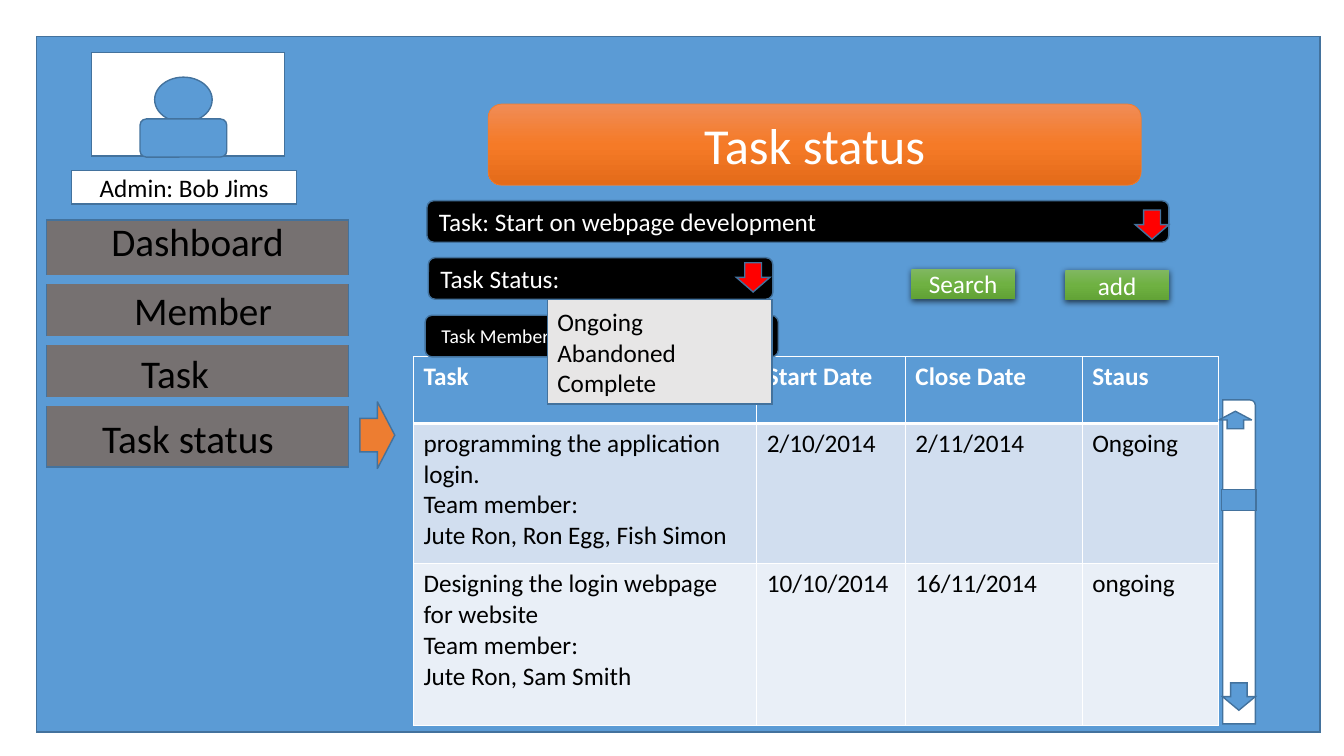
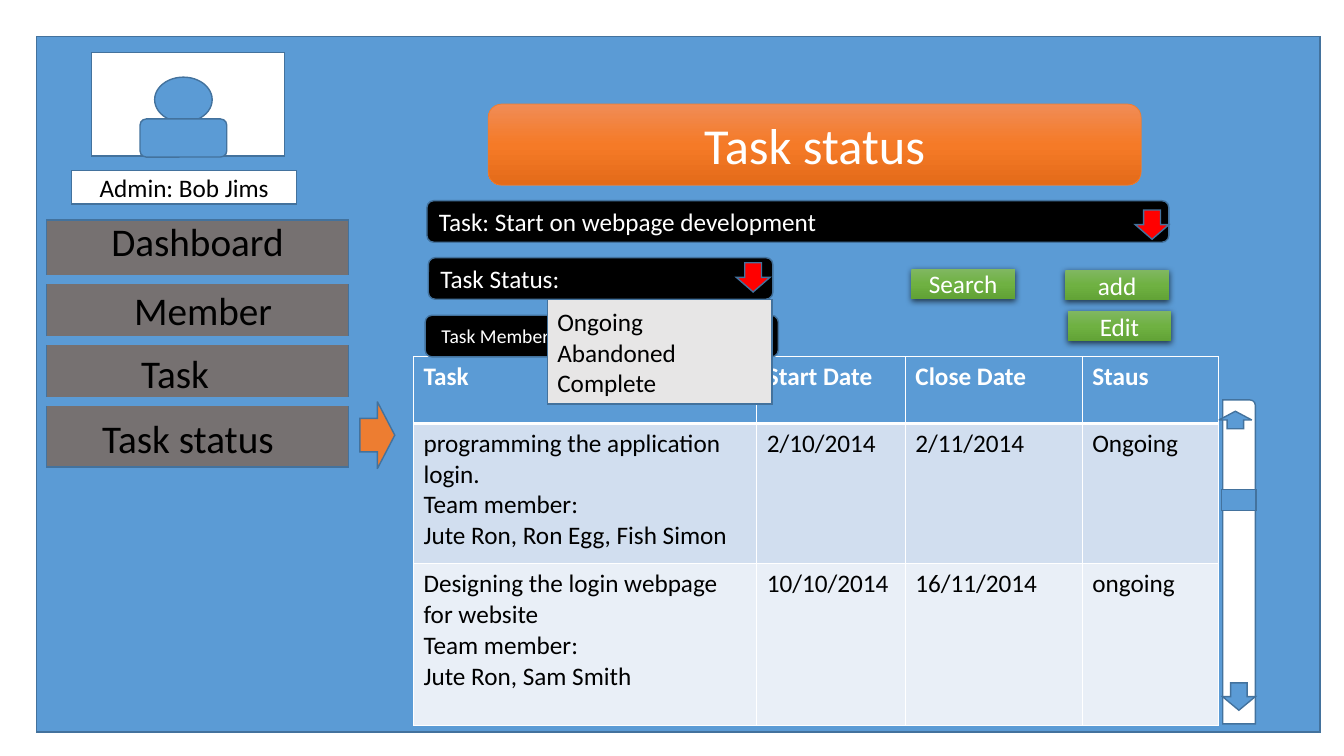
Before and after one commit to beatboxdave/Group-Project---Tasker-Group-10-, a slide deck: slide 14 of TASKERMAN2.pptx. Drawn at 1344x756 pixels with LibreOffice and Linux fonts; fonts in the diff are those of the drawing. Boxes give left, top, right and bottom in pixels: in the first picture for what was removed or moved away, otherwise in the second. Text is boxed around its words. In the diff, an @@ line names an element or a change of style, - is before the commit and + after.

```diff
--- a/TASKERMAN2.pptx
+++ b/TASKERMAN2.pptx
@@ rectangle added at (x1=1068, y1=312, x2=1172, y2=342), fill gradient #81B861 to #6FB242 to #62A336, 18 pt, text #FFFFFF @@
+Edit
```
Also in this commit, not shown: 1 other slide changed, 1 other file.
